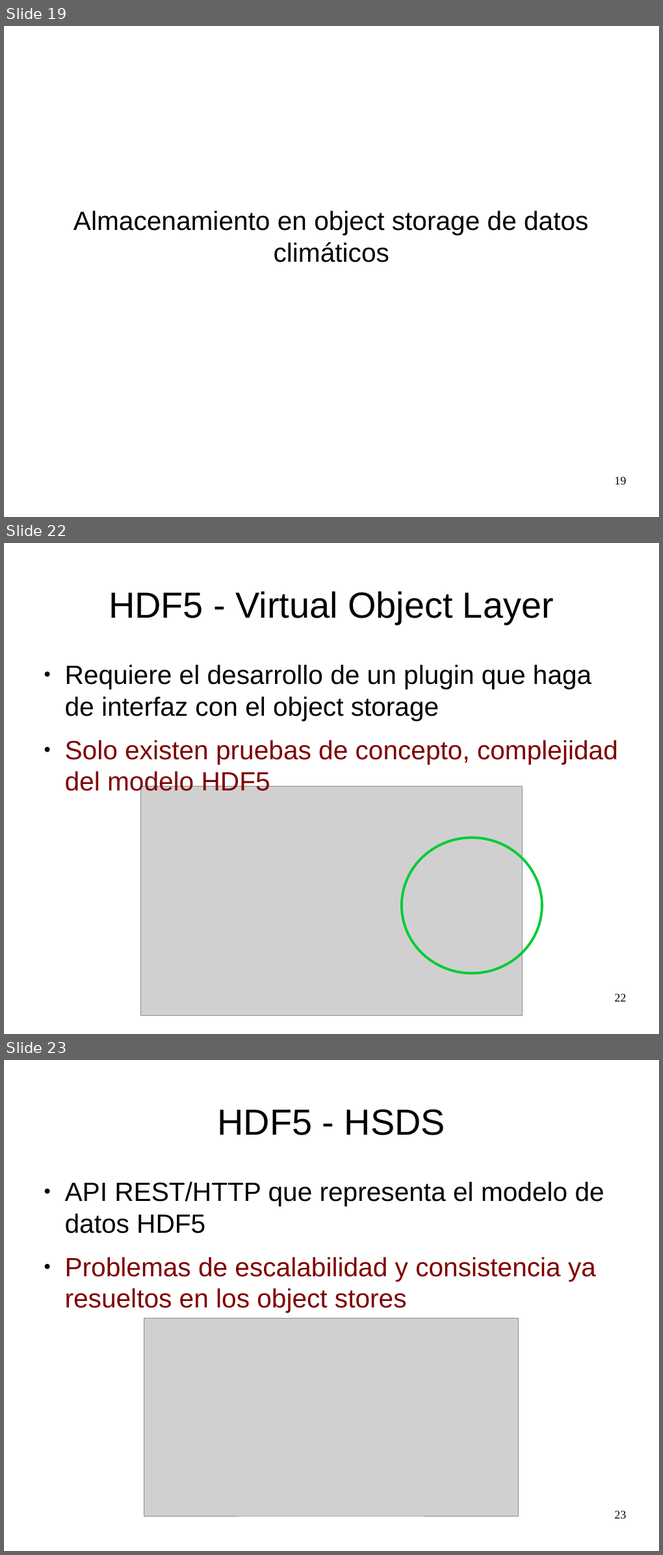
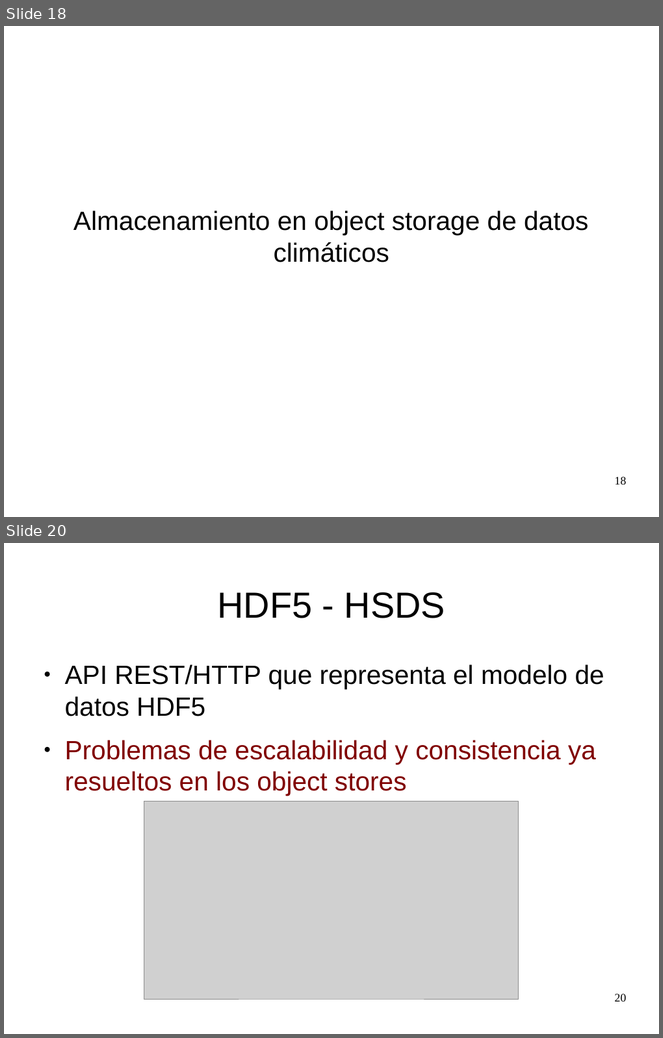
Before and after one commit to zequihg50/tfm, a slide deck: presentacion.odp. Shown one above the other, each under a label of ours: slides 19, 22 and 23 before the commit, slides 18 and 20 after it; the slides between them are not shown. The pictures are 663x1555 and 663x1038 pixels, drawn with LibreOffice and Linux fonts; fonts in the diff are those of the drawing; grey boxes stand for pictures. Boxes give left, top, right and bottom in pixels: in the first picture for what was removed or moved away, otherwise in the second. Text is boxed around its words. In the diff, an @@ line names an element or a change of style, - is before the commit and + after.

```diff
--- a/presentacion.odp
+++ b/presentacion.odp
@@ slide 22 removed at [4,543,659,1034], background #FFFFFF @@
@@ title removed at [109,591,554,624] @@
-HDF5 - Virtual Object Layer
@@ text removed at [65,665,618,796] @@
-● Requiere el desarrollo de un plugin que haga de interfaz con el object storage
-● Solo existen pruebas de concepto, complejidad del modelo HDF5
@@ picture removed at [140,787,523,1016] @@
@@ ellipse removed at [402,838,542,973] @@
@@ page number removed at [615,994,627,1002] @@
-22
@@ what was slide 19 is now slide 18 @@
@@ page number at [615,477,627,485]: text changed @@
-19
+18
@@ what was slide 23 is now slide 20 @@
@@ page number at [615,994,627,1002]: text changed @@
-23
+20
```
Also in this commit, not shown: 3 slides changed, 2 other slides removed, 1 other file.
